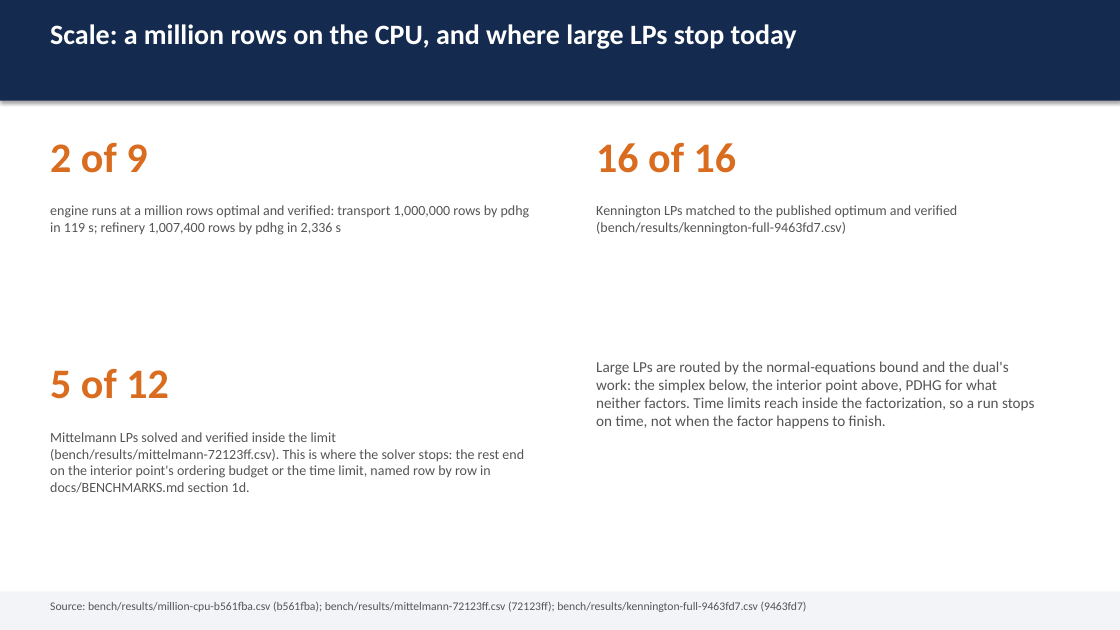
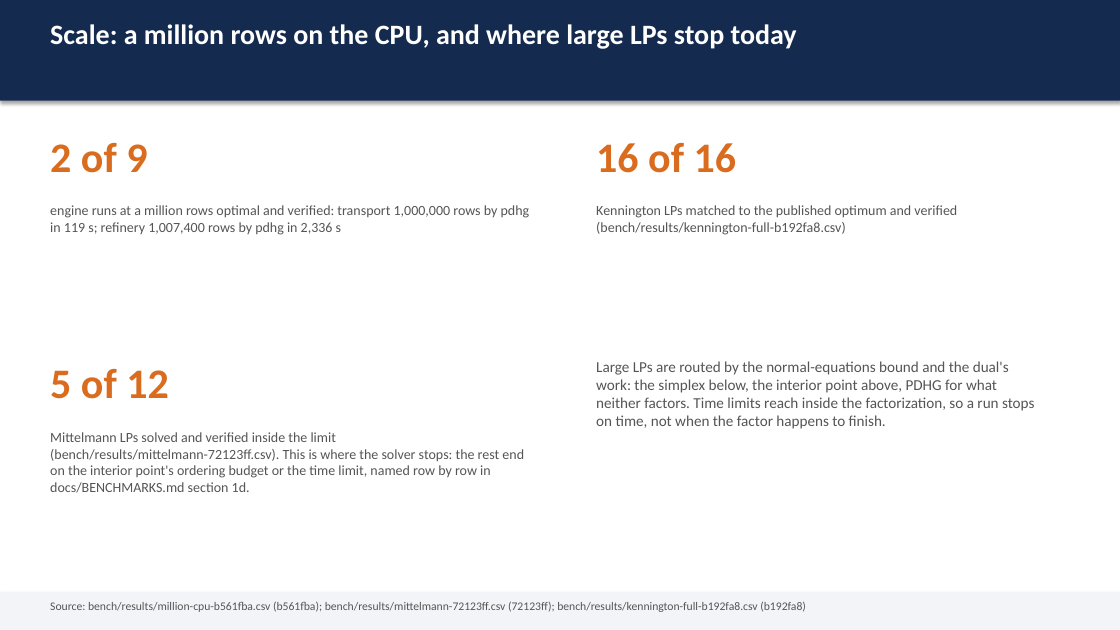
Before and after one commit to thegoodengineers/SANKHYA, a slide deck: slide 8 of docs/SANKHYA-deck.pptx. Drawn at 1120x630 pixels with LibreOffice and Linux fonts; fonts in the diff are those of the drawing. Boxes give left, top, right and bottom in pixels: in the first picture for what was removed or moved away, otherwise in the second. Text is boxed around its words. In the diff, an @@ line names an element or a change of style, - is before the commit and + after.

Commit message:
bench(kennington): the 16 Kennington LPs on main at b192fa8, 16 of 16 matched and verified, and #1266's gate CSVs
kennington-full-b192fa8.csv (run 43722094161, 600 s): 16 of 16 optimal,
matched and verified in 30.8 s of solve time, pds-20 optimal in 5.6 s on
the dual simplex. The scoreboard's Kennington row, docs/BENCHMARKS.md,
docs/REPORT.md, the PDF and the deck regenerated from it. With the four gate
CSVs of #1266 (Kennington, Netlib, MIPLIB 3 A/Bs and its stress run).

```diff
--- a/docs/SANKHYA-deck.pptx
+++ b/docs/SANKHYA-deck.pptx
@@ text at box(596, 205, 957, 235): text changed @@
-Kennington LPs matched to the published optimum and verified (bench/results/kennington-full-9463fd7.csv)
+Kennington LPs matched to the published optimum and verified (bench/results/kennington-full-b192fa8.csv)
@@ text at box(50, 601, 806, 612): text changed @@
-Source: bench/results/million-cpu-b561fba.csv (b561fba); bench/results/mittelmann-72123ff.csv (72123ff); bench/results/kennington-full-9463fd7.csv (9463fd7)
+Source: bench/results/million-cpu-b561fba.csv (b561fba); bench/results/mittelmann-72123ff.csv (72123ff); bench/results/kennington-full-b192fa8.csv (b192fa8)
```
Also in this commit, not shown: 11 other files.
